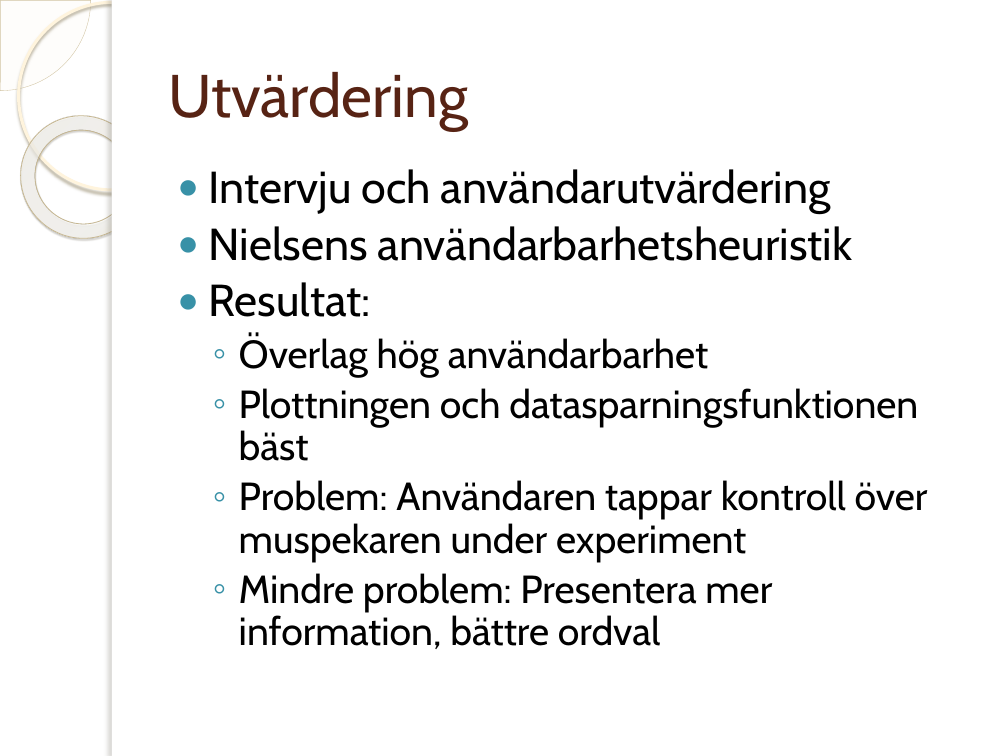
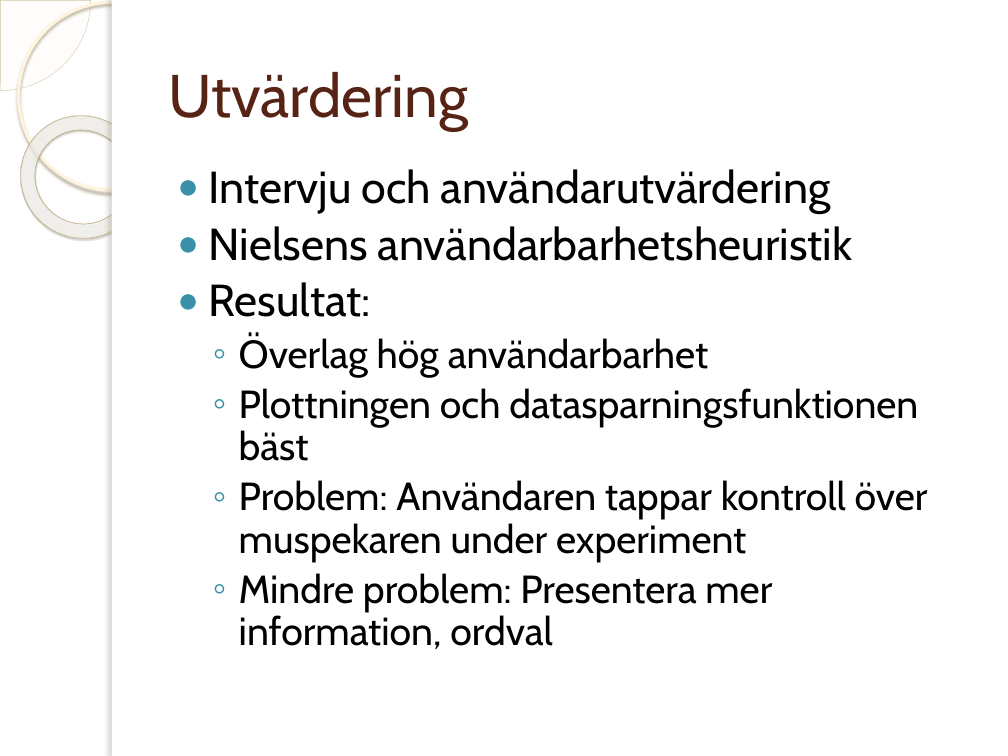
Before and after one commit to jakelamotta/master_thesis, a slide deck: slide 16 of presentations/presentation_swe.pptx. Drawn at 1008x756 pixels with LibreOffice and Linux fonts; fonts in the diff are those of the drawing; background and template pictures are left out. Boxes give left, top, right and bottom in pixels: in the first picture for what was removed or moved away, otherwise in the second. Text is boxed around its words. In the diff, an @@ line names an element or a change of style, - is before the commit and + after.

```diff
--- a/presentations/presentation_swe.pptx
+++ b/presentations/presentation_swe.pptx
@@ text at [239, 573, 772, 649]: text changed @@
-  ◦ Mindre problem: Presentera mer information, bättre ordval
+  ◦ Mindre problem: Presentera mer information, ordval
```
Also in this commit, not shown: 4 other slides changed, 2 other files.
